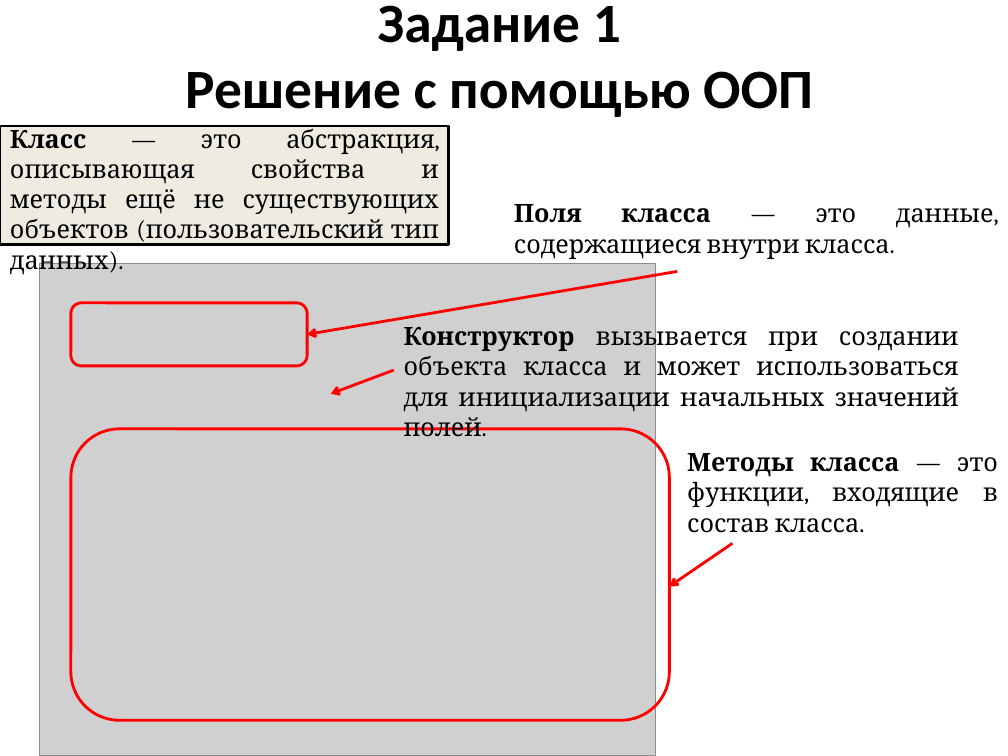
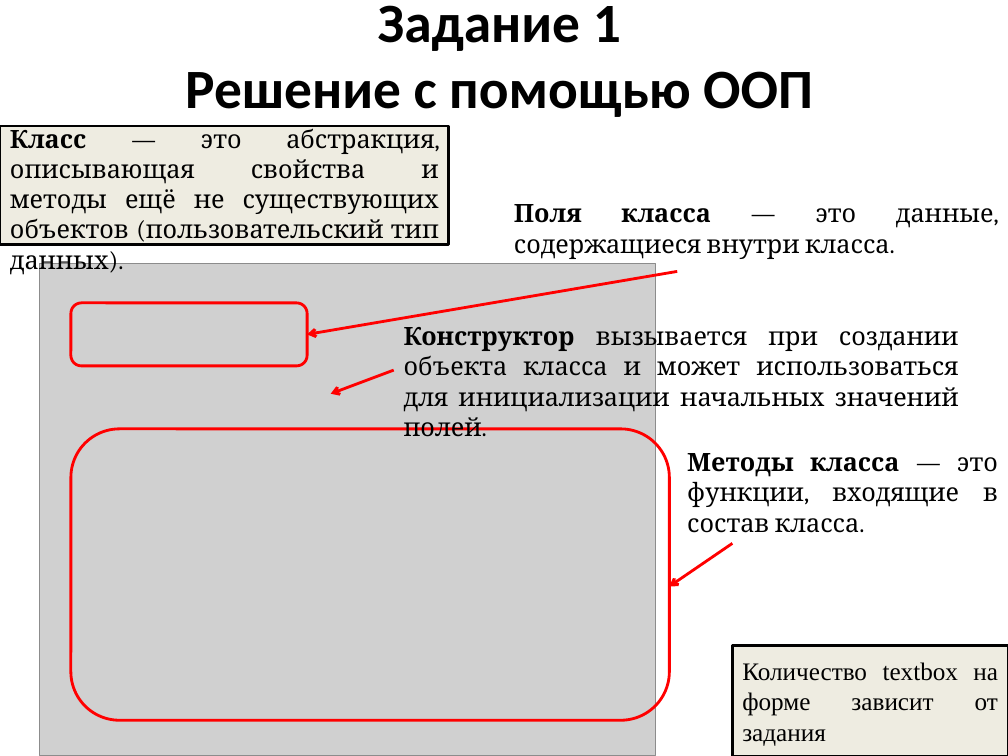
Before and after one commit to mbdatateach/site, a slide deck: slide 3 of sharp/3 Условные алгоритмы.pptx (slide 4 before the commit). Drawn at 1008x756 pixels with LibreOffice and Linux fonts; fonts in the diff are those of the drawing; grey boxes stand for pictures. Boxes give left, top, right and bottom in pixels: in the first picture for what was removed or moved away, otherwise in the second. Text is boxed around its words. In the diff, an @@ line names an element or a change of style, - is before the commit and + after.

```diff
--- a/sharp/3 Условные алгоритмы.pptx
+++ b/sharp/3 Условные алгоритмы.pptx
@@ rectangle added at box(733, 646, 1008, 756), fill #EEECE1, outline #000000 2 pt, 18 pt, text #000000 @@
+Количество textbox на форме зависит от задания
```
Also in this commit, not shown: 2 other slides changed, 1 slide added, 1 slide removed, 6 other files.
